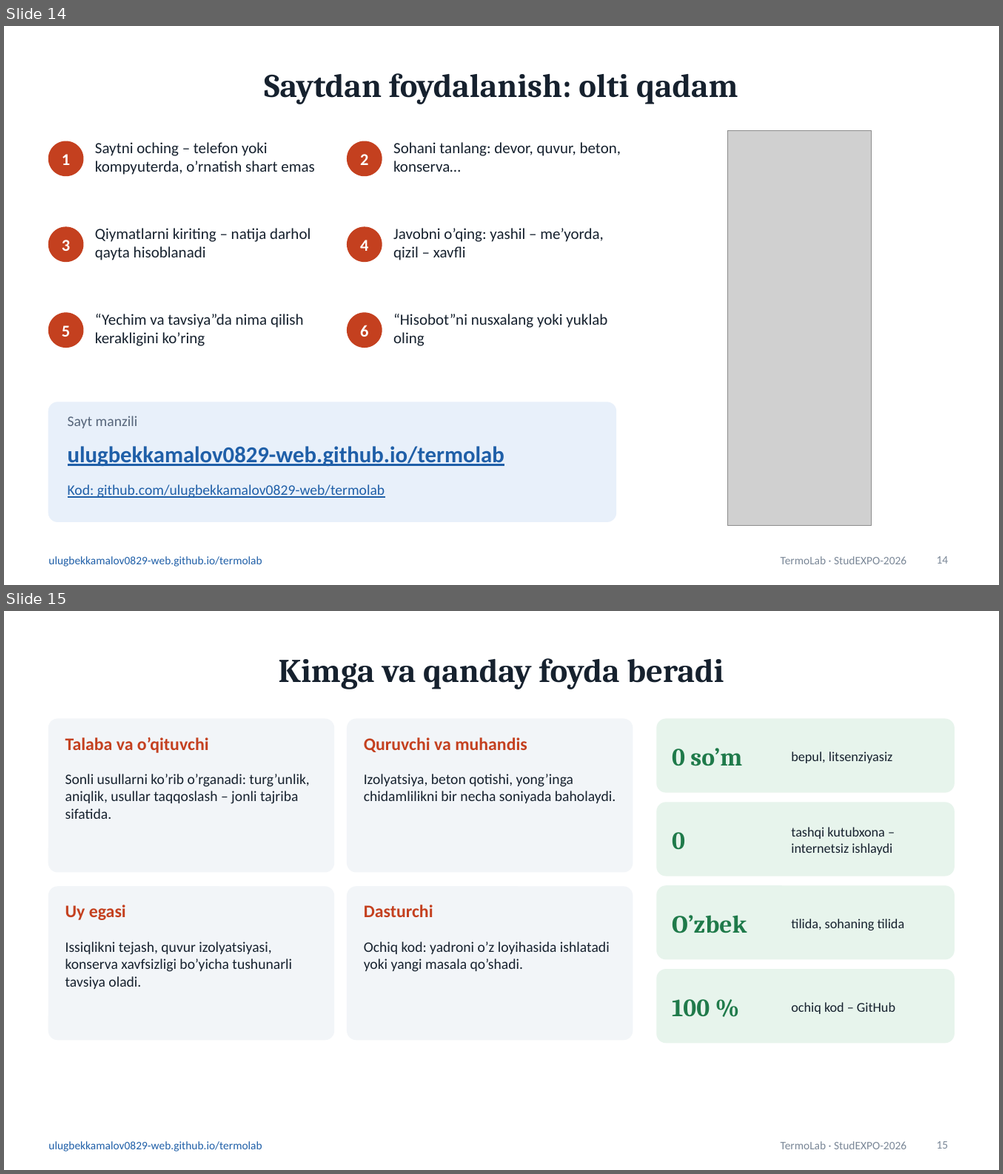
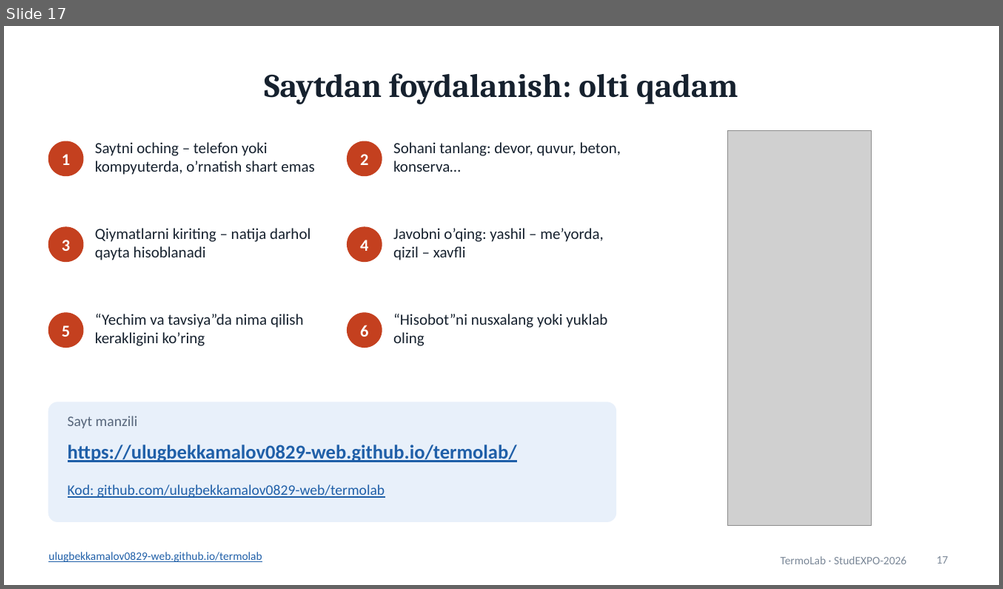
Before and after one commit to ulugbekkamalov0829-web/termolab, a slide deck: TermoLab_taqdimot.pptx. Shown one above the other, each under a label of ours: slides 14 and 15 before the commit, slide 17 after it. The pictures are 1003x1174 and 1003x589 pixels, drawn with LibreOffice and Linux fonts; fonts in the diff are those of the drawing; grey boxes stand for pictures. Boxes give left, top, right and bottom in pixels: in the first picture for what was removed or moved away, otherwise in the second. Text is boxed around its words. In the diff, an @@ line names an element or a change of style, - is before the commit and + after.

```diff
--- a/TermoLab_taqdimot.pptx
+++ b/TermoLab_taqdimot.pptx
@@ slide 15 removed at (x1=4, y1=611, x2=999, y2=1170), background #FFFFFF; not listed: 2 template elements that a slide beside it also shows @@
@@ title removed at (x1=279, y1=658, x2=724, y2=689) @@
-Kimga va qanday foyda beradi
@@ rounded rectangle removed at (x1=48, y1=719, x2=334, y2=872) @@
@@ rounded rectangle removed at (x1=347, y1=719, x2=632, y2=872) @@
@@ rounded rectangle removed at (x1=657, y1=719, x2=954, y2=792) @@
@@ text removed at (x1=65, y1=738, x2=209, y2=753) @@
-Talaba va o’qituvchi
@@ text removed at (x1=364, y1=738, x2=527, y2=752) @@
-Quruvchi va muhandis
@@ text removed at (x1=671, y1=748, x2=742, y2=766) @@
-0 so’m
@@ text removed at (x1=791, y1=752, x2=893, y2=763) @@
-bepul, litsenziyasiz
@@ text removed at (x1=65, y1=774, x2=309, y2=819) @@
-Sonli usullarni ko’rib o’rganadi: turg’unlik, aniqlik, usullar taqqoslash – jonli tajriba sifatida.
@@ text removed at (x1=364, y1=774, x2=615, y2=803) @@
-Izolyatsiya, beton qotishi, yong’inga chidamlilikni bir necha soniyada baholaydi.
@@ rounded rectangle removed at (x1=657, y1=803, x2=954, y2=876) @@
@@ text removed at (x1=671, y1=832, x2=685, y2=849) @@
-0
@@ text removed at (x1=791, y1=827, x2=892, y2=855) @@
-tashqi kutubxona – internetsiz ishlaydi
@@ rounded rectangle removed at (x1=48, y1=887, x2=334, y2=1040) @@
@@ rounded rectangle removed at (x1=347, y1=887, x2=632, y2=1040) @@
@@ rounded rectangle removed at (x1=657, y1=886, x2=954, y2=960) @@
@@ text removed at (x1=65, y1=905, x2=126, y2=920) @@
-Uy egasi
@@ text removed at (x1=364, y1=905, x2=433, y2=917) @@
-Dasturchi
@@ text removed at (x1=671, y1=915, x2=746, y2=934) @@
-O’zbek
@@ text removed at (x1=791, y1=919, x2=905, y2=931) @@
-tilida, sohaning tilida
@@ text removed at (x1=65, y1=942, x2=292, y2=989) @@
-Issiqlikni tejash, quvur izolyatsiyasi, konserva xavfsizligi bo’yicha tushunarli tavsiya oladi.
@@ text removed at (x1=364, y1=942, x2=609, y2=972) @@
-Ochiq kod: yadroni o’z loyihasida ishlatadi yoki yangi masala qo’shadi.
@@ rounded rectangle removed at (x1=657, y1=970, x2=954, y2=1043) @@
@@ text removed at (x1=671, y1=999, x2=709, y2=1017) @@
-100 %
@@ text removed at (x1=791, y1=1002, x2=895, y2=1014) @@
-ochiq kod – GitHub
@@ page number removed at (x1=936, y1=1142, x2=948, y2=1149) @@
-15
@@ what was slide 14 is now slide 17 @@
@@ slide 17 changed as well @@
@@ text at (x1=68, y1=445, x2=517, y2=463): text changed; size 22 to 19 pt @@
-ulugbekkamalov0829-web.github.io/termolab
+https://ulugbekkamalov0829-web.github.io/termolab/
@@ text removed at (x1=48, y1=557, x2=262, y2=567) @@
-ulugbekkamalov0829-web.github.io/termolab
@@ text added at (x1=48, y1=552, x2=262, y2=562), 11 pt, text #1F5FA8, underline @@
+ulugbekkamalov0829-web.github.io/termolab
@@ page number at (x1=936, y1=557, x2=948, y2=564): text changed @@
-14
+17
```
Also in this commit, not shown: 8 other slides changed, 9 slides added, 6 other slides removed, 4 other files.
